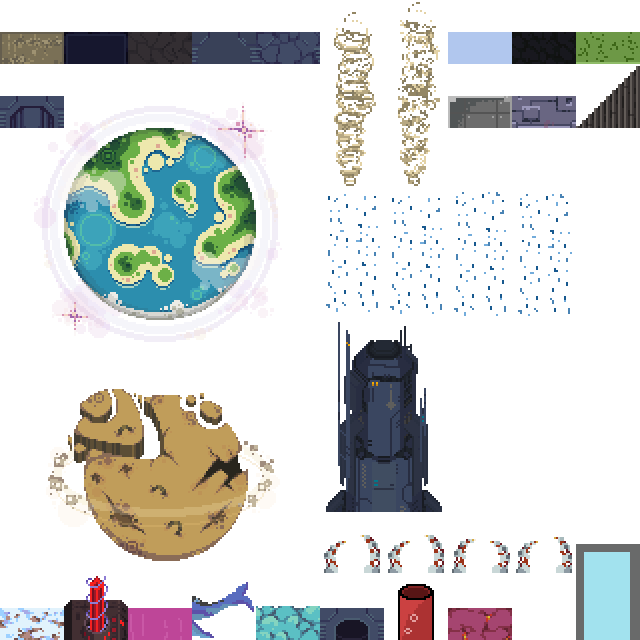
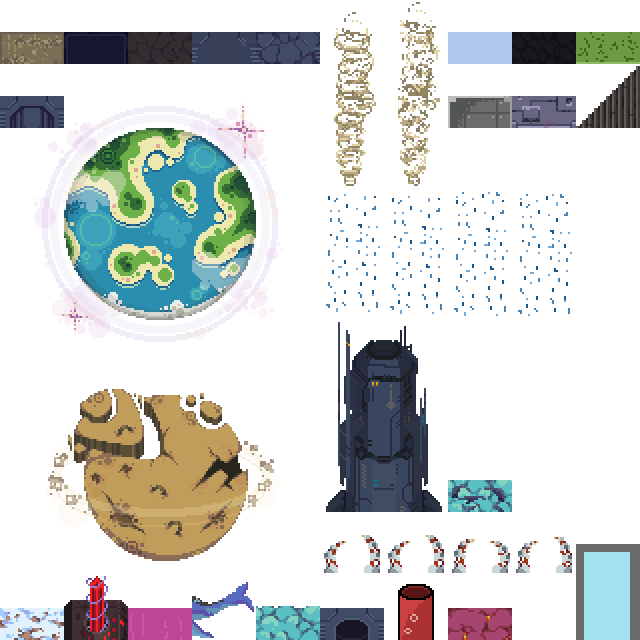
Layer changes from the first (640, 640) image to the second:
added layer "wall-ship-water-above-damaged" above "wall-water-above" over [448,480,512,512]
